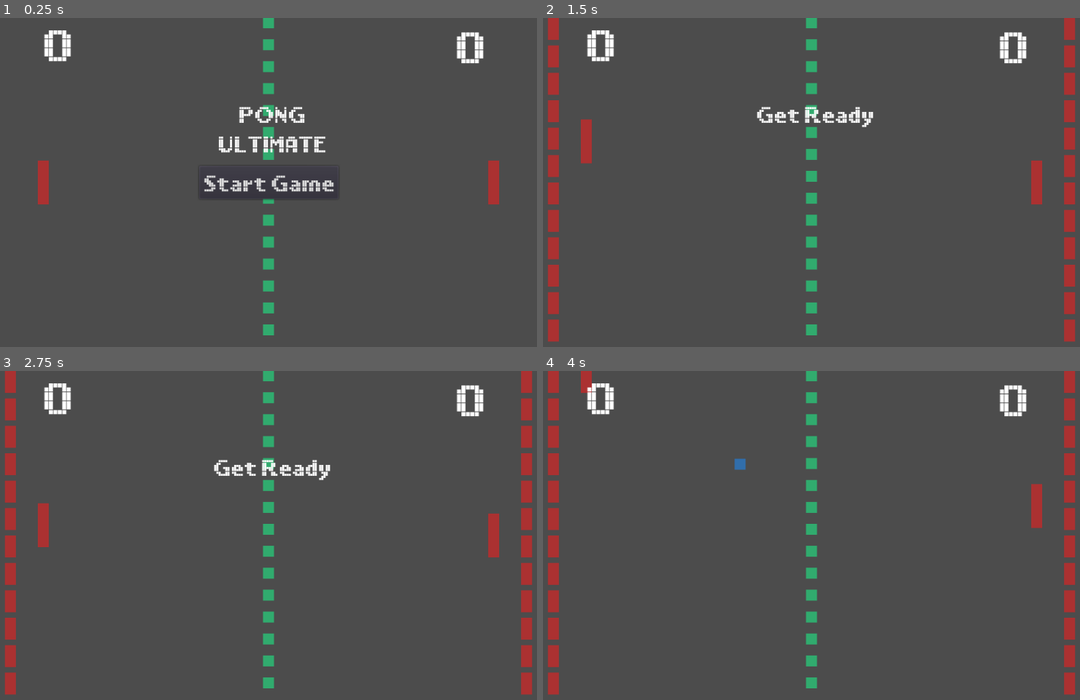
Above: before the commit, frames 1-4 (two rows, left to right).
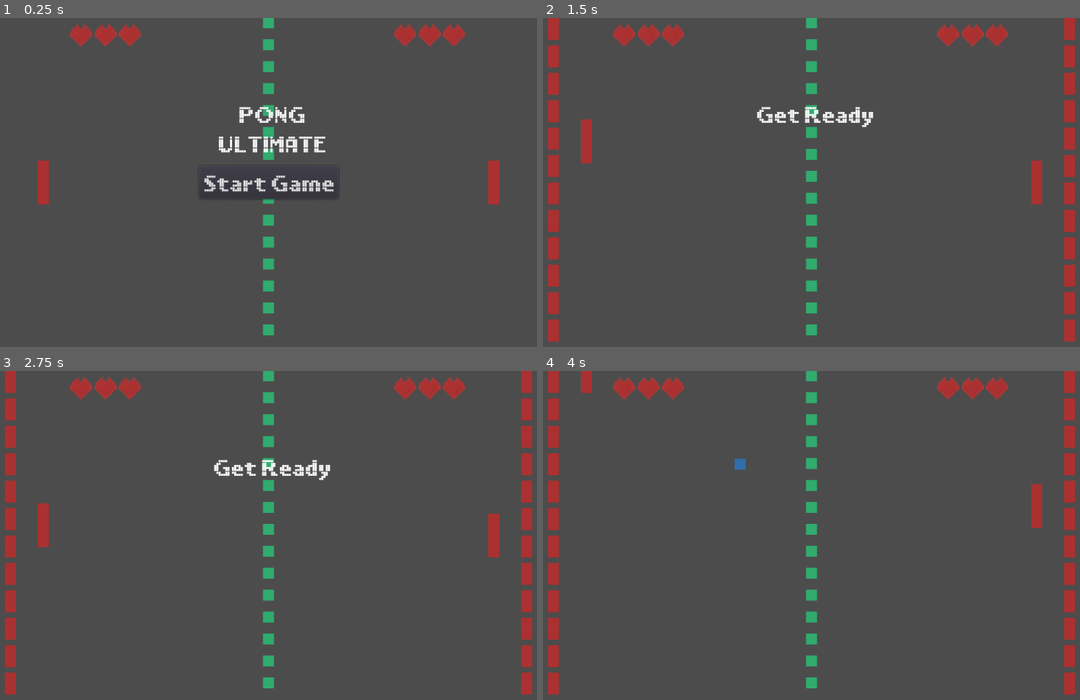
Above: after the commit, the same moments.

Repository: geopopos/Pong
Game: Godot game, scene res://Game.tscn
Same seed, same stepped clock (60 frames per second), same inputs: the game is played once before the commit and once after it.
Inputs:
- Up to frame 1 (0.25 s): no input
- Up to frame 2 (1.5 s): click "Start Game" at 0.5 s; tap Enter at 1.25 s; hold Up (ui_up) from 1.28 s (still down)
- Up to frame 3 (2.75 s): release Up (ui_up) at 2.03 s; hold Down (ui_down) from 2.03 s (still down)
- Up to frame 4 (4 s): release Down (ui_down) at 2.78 s; hold Up (ui_up) from 2.78 s (still down)

The runs differ from the first frame. In frame 1, 1.7% of the frame differs, in the area x 8-91%, y 1-14%; in frame 2, 1.7%; in frame 3, 1.7%; in frame 4, 1.7%.

Commit message:
Updated sc scoring system to be based on hearts

Diff:
--- a/Ball/Ball.gd
+++ b/Ball/Ball.gd
@@ -28,6 +28,11 @@
 
 		if collision.get_collider_shape().get_name() == "BrickSollisionShape2D":
 			collision.get_collider().queue_free()
+			$BrickAudio.play(0)
+		if collision.get_collider_shape().get_name() == "Player":
+			$Player1Audio.play(0)
+		if collision.get_collider_shape().get_name() == "Opponent":
+			$Player2Audio.play(0)
 		if collision.get_collider_shape().get_name() == "Side 1" || collision.get_collider_shape().get_name() == "Side 2":
 			emit_signal("scored", collision.get_collider_shape().get_name())
 			queue_free()
--- a/Ball/Ball.tscn
+++ b/Ball/Ball.tscn
@@ -1,7 +1,10 @@
-[gd_scene load_steps=4 format=2]
+[gd_scene load_steps=7 format=2]
 
 [ext_resource path="res://assets/Ball.png" type="Texture" id=1]
 [ext_resource path="res://Ball/Ball.gd" type="Script" id=2]
+[ext_resource path="res://assets/Ping pong or table tennis - bat hitting a ball 7.wav" type="AudioStream" id=3]
+[ext_resource path="res://assets/Ping pong or table tennis - bat hitting a ball 8.wav" type="AudioStream" id=4]
+[ext_resource path="res://assets/IMPACT HAMMER HIT BRICK LIGHT BREAK 01.wav" type="AudioStream" id=5]
 
 [sub_resource type="RectangleShape2D" id=1]
 extents = Vector2( 7.97021, 7.93277 )
@@ -19,3 +22,12 @@
 
 [node name="CollisionShape2D" type="CollisionShape2D" parent="."]
 shape = SubResource( 1 )
+
+[node name="Player1Audio" type="AudioStreamPlayer2D" parent="."]
+stream = ExtResource( 3 )
+
+[node name="Player2Audio" type="AudioStreamPlayer2D" parent="."]
+stream = ExtResource( 4 )
+
+[node name="BrickAudio" type="AudioStreamPlayer2D" parent="."]
+stream = ExtResource( 5 )
--- a/Game.gd
+++ b/Game.gd
@@ -2,9 +2,9 @@
 
 export (PackedScene) var Brick
 
-export var max_score: int = 7
-export var player1_score: int
-export var player2_score: int
+export var max_hearts: int = 3
+export var player1_hearts: int
+export var player2_hearts: int
 var winner
 var ball
 var screensize
@@ -15,11 +15,12 @@
 	screensize = get_viewport_rect().size
 
 func game_start():
-	player1_score = 0
-	player2_score = 0
-	$HUD.update_score("Score1Label", player1_score)
-	$HUD.update_score("Score2Label", player2_score)
+	player1_hearts = 3
+	player2_hearts = 3
+	$HUD.update_health("player", player1_hearts)
+	$HUD.update_health("player2", player2_hearts)
 	populate_bricks()
+	$BGMusic.play()
 	$HUD.show_message("Get Ready")
 	yield(get_tree().create_timer(3.0), "timeout")
 	add_child(load("res://Ball/Ball.tscn").instance())
@@ -34,13 +35,13 @@
 
 func _on_Ball_scored(player_name):
 	if player_name == "Side 1":
-		player2_score += 1
-		$HUD.update_score("Score2Label", player2_score)
+		player1_hearts -= 1
+		$HUD.update_health("player1", player1_hearts)
 	elif player_name == "Side 2":
-		player1_score += 1
-		$HUD.update_score("Score1Label", player1_score)
-	print("Player 1: " + str(player1_score))
-	print("Player 2: " + str(player2_score))
+		player2_hearts -= 1
+		$HUD.update_health("player2", player2_hearts)
+	print("Player 1: " + str(player1_hearts))
+	print("Player 2: " + str(player2_hearts))
 	if check_win():
 		game_over()
 	else:
@@ -49,11 +50,11 @@
 		$Ball.connect("scored", self, "_on_Ball_scored")
 
 func check_win():
-	if player1_score >= 7:
+	if player1_hearts <= 0:
+		winner = "Player 2"
+		return true
+	elif player2_hearts <= 0:
 		winner = "Player 1"
-		return true
-	elif player2_score >= 7:
-		winner = "Player 2"
 		return true
 	return false
 
--- a/Game.tscn
+++ b/Game.tscn
@@ -6,6 +6,7 @@
 [ext_resource path="res://Opponent/Opponent.tscn" type="PackedScene" id=4]
 [ext_resource path="res://Game.gd" type="Script" id=5]
 [ext_resource path="res://Brick.tscn" type="PackedScene" id=6]
+[ext_resource path="res://assets/Different Heaven - Nekozilla _NCS Release_.ogg" type="AudioStream" id=7]
 
 [sub_resource type="RectangleShape2D" id=1]
 extents = Vector2( 432.566, 4.99828 )
@@ -52,4 +53,7 @@
 position = Vector2( 752, 240 )
 
 [node name="HUD" parent="." instance=ExtResource( 3 )]
+
+[node name="BGMusic" type="AudioStreamPlayer2D" parent="."]
+stream = ExtResource( 7 )
 [connection signal="start_game" from="HUD" to="." method="game_start"]
--- a/HUD/HUD.gd
+++ b/HUD/HUD.gd
@@ -29,11 +29,15 @@
 	$StartButton.hide()
 	emit_signal("start_game")
 
-func update_score(label, score):
-	print(score)
-	var score_label = get_node(label)
-	print(score_label.get_name())
-	score_label.text = str(score)
+func update_health(player, health):
+	if player == "player1":
+		var health_bar = get_node("Player1Health")
+		for i in range(health,3):
+			health_bar.get_child(i).hide()
+	if player == "player2":
+		var health_bar = get_node("Player2Health")
+		for i in range(health,3):
+			health_bar.get_child(i).hide()
 
 func _on_MessageTimer_timeout():
 	$MessageLabel.hide()
--- a/HUD/HUD.tscn
+++ b/HUD/HUD.tscn
@@ -1,7 +1,8 @@
-[gd_scene load_steps=7 format=2]
+[gd_scene load_steps=6 format=2]
 
 [ext_resource path="res://assets/fonts/LLPIXEL3.ttf" type="DynamicFontData" id=1]
 [ext_resource path="res://HUD/HUD.gd" type="Script" id=2]
+[ext_resource path="res://assets/heart.png" type="Texture" id=3]
 
 [sub_resource type="DynamicFont" id=1]
 size = 32
@@ -9,14 +10,6 @@
 
 [sub_resource type="DynamicFont" id=2]
 size = 32
-font_data = ExtResource( 1 )
-
-[sub_resource type="DynamicFont" id=3]
-size = 64
-font_data = ExtResource( 1 )
-
-[sub_resource type="DynamicFont" id=4]
-size = 64
 font_data = ExtResource( 1 )
 
 [node name="HUD" type="CanvasLayer"]
@@ -54,39 +47,50 @@
 "_edit_use_anchors_": true
 }
 
-[node name="Score2Label" type="Label" parent="."]
-anchor_left = 0.926839
-anchor_top = 0.000943454
-anchor_right = 0.926839
-anchor_bottom = 0.00094347
-margin_left = -90.7194
-margin_top = 0.905708
-margin_right = -45.7194
-margin_bottom = 78.9057
-custom_fonts/font = SubResource( 3 )
-text = "0"
-align = 1
-__meta__ = {
-"_edit_use_anchors_": true
-}
-
-[node name="Score1Label" type="Label" parent="."]
-anchor_left = 0.111
-anchor_right = 0.164
-anchor_bottom = 0.159
-margin_left = 0.0653687
-margin_top = -1.81141
-margin_right = 0.121368
-margin_bottom = -0.131416
-custom_fonts/font = SubResource( 4 )
-text = "0"
-align = 1
-__meta__ = {
-"_edit_use_anchors_": false
-}
-
 [node name="MessageTimer" type="Timer" parent="."]
 wait_time = 3.0
 one_shot = true
+
+[node name="Player1Health" type="Node2D" parent="."]
+position = Vector2( 128, 16 )
+__meta__ = {
+"_edit_group_": true
+}
+
+[node name="Sprite" type="Sprite" parent="Player1Health"]
+position = Vector2( 22.8628, 9.05094 )
+scale = Vector2( 2, 2 )
+texture = ExtResource( 3 )
+
+[node name="Sprite2" type="Sprite" parent="Player1Health"]
+position = Vector2( 58.5284, 8.79742 )
+scale = Vector2( 2, 2 )
+texture = ExtResource( 3 )
+
+[node name="Sprite3" type="Sprite" parent="Player1Health"]
+position = Vector2( 94.0396, 8.94458 )
+scale = Vector2( 2, 2 )
+texture = ExtResource( 3 )
+
+[node name="Player2Health" type="Node2D" parent="."]
+position = Vector2( 600, 16 )
+__meta__ = {
+"_edit_group_": true
+}
+
+[node name="Sprite" type="Sprite" parent="Player2Health"]
+position = Vector2( 22.8628, 9.05094 )
+scale = Vector2( 2, 2 )
+texture = ExtResource( 3 )
+
+[node name="Sprite2" type="Sprite" parent="Player2Health"]
+position = Vector2( 58.5284, 8.79742 )
+scale = Vector2( 2, 2 )
+texture = ExtResource( 3 )
+
+[node name="Sprite3" type="Sprite" parent="Player2Health"]
+position = Vector2( 94.0396, 8.94458 )
+scale = Vector2( 2, 2 )
+texture = ExtResource( 3 )
 [connection signal="pressed" from="StartButton" to="." method="_on_StartButton_pressed"]
 [connection signal="timeout" from="MessageTimer" to="." method="_on_MessageTimer_timeout"]
--- a/Opponent/Opponent.tscn
+++ b/Opponent/Opponent.tscn
@@ -17,5 +17,5 @@
 [node name="Sprite" type="Sprite" parent="."]
 texture = ExtResource( 1 )
 
-[node name="CollisionShape2D" type="CollisionShape2D" parent="."]
+[node name="Opponent" type="CollisionShape2D" parent="."]
 shape = SubResource( 1 )
--- a/Player/Player.tscn
+++ b/Player/Player.tscn
@@ -15,7 +15,7 @@
 [node name="Sprite" type="Sprite" parent="."]
 texture = ExtResource( 1 )
 
-[node name="CollisionShape2D" type="CollisionShape2D" parent="."]
+[node name="Player" type="CollisionShape2D" parent="."]
 shape = SubResource( 1 )
 __meta__ = {
 "_edit_group_": true
Not shown: 1 places in Game.tscn that only renumber resources
Not shown, added: assets/Different Heaven - Nekozilla _NCS Release_.ogg.import
Not shown, added: assets/IMPACT HAMMER HIT BRICK LIGHT BREAK 01.wav.import
Not shown, added: assets/Ping pong or table tennis - bat hitting a ball 7.wav.import
Not shown, added: assets/Ping pong or table tennis - bat hitting a ball 8.wav.import
Binary file added: assets/heart.png
Not shown, changed: todo.txt
Not shown, added: assets/Different Heaven - Nekozilla _NCS Release_.mp3
Not shown, added: assets/Different Heaven - Nekozilla _NCS Release_.ogg
Not shown, added: assets/IMPACT HAMMER HIT BRICK LIGHT BREAK 01.wav
Not shown, added: assets/Ping pong or table tennis - bat hitting a ball 7.mp3
Not shown, added: assets/Ping pong or table tennis - bat hitting a ball 7.wav
(and 2 more such lines)
